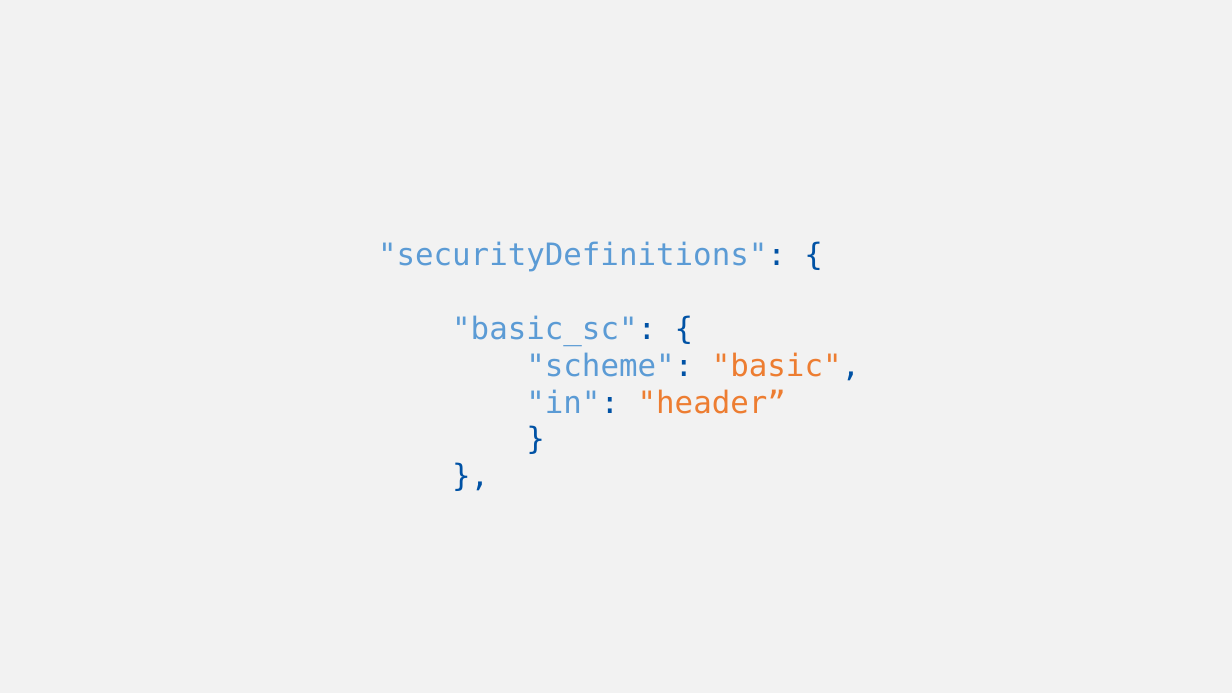
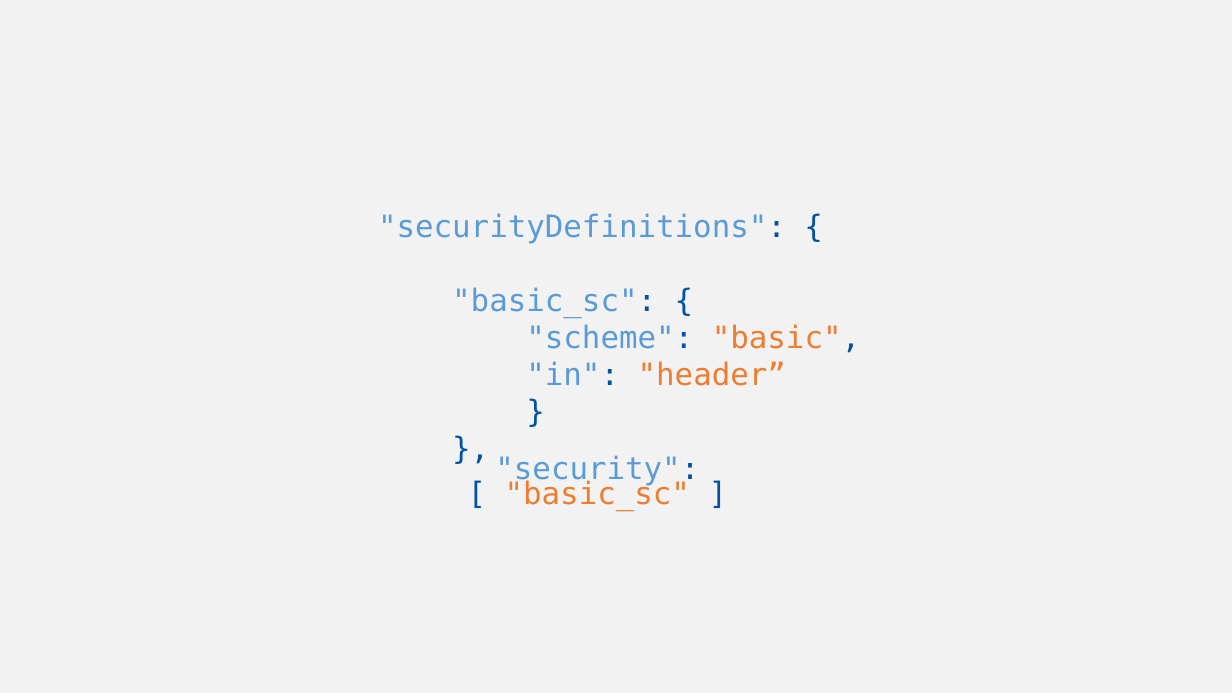
Before and after one commit to w3c/wot-cg, a slide deck: slide 22 of Tutorials/whatiswot/13-Thing_Description/13-Thing_Description.pptx. Drawn at 1232x693 pixels with LibreOffice and Linux fonts; fonts in the diff are those of the drawing. Boxes give left, top, right and bottom in pixels: in the first picture for what was removed or moved away, otherwise in the second. Text is boxed around its words. In the diff, an @@ line names an element or a change of style, - is before the commit and + after.

```diff
--- a/Tutorials/whatiswot/13-Thing_Description/13-Thing_Description.pptx
+++ b/Tutorials/whatiswot/13-Thing_Description/13-Thing_Description.pptx
@@ text ""securityDefinitions": {": place and size @@
-text ""securityDefinitions": {" at (378,241,860,414)
+text ""securityDefinitions": {" at (378,213,860,386)
@@ text added at (495,455,699,511), 24 pt, text #5B9BD5 @@
+"security": [ "basic_sc" ]
```
Also in this commit, not shown: 1 other slide changed, 1 slide removed.
